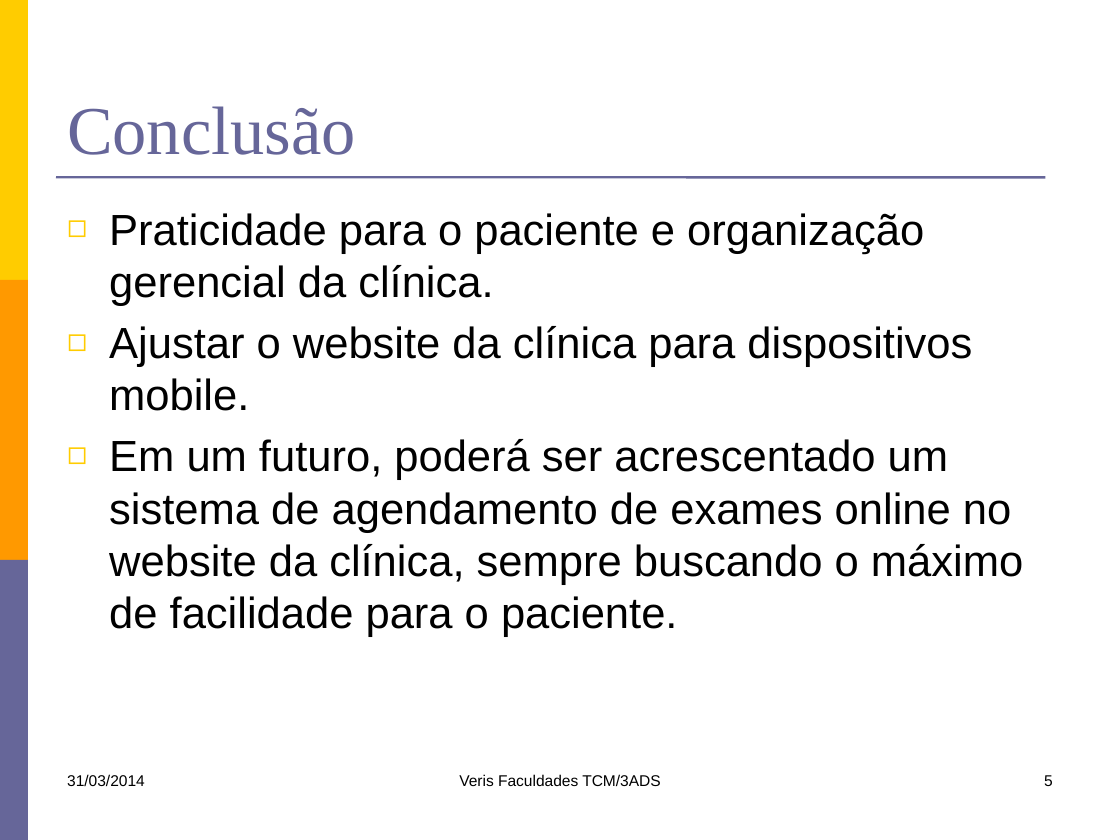
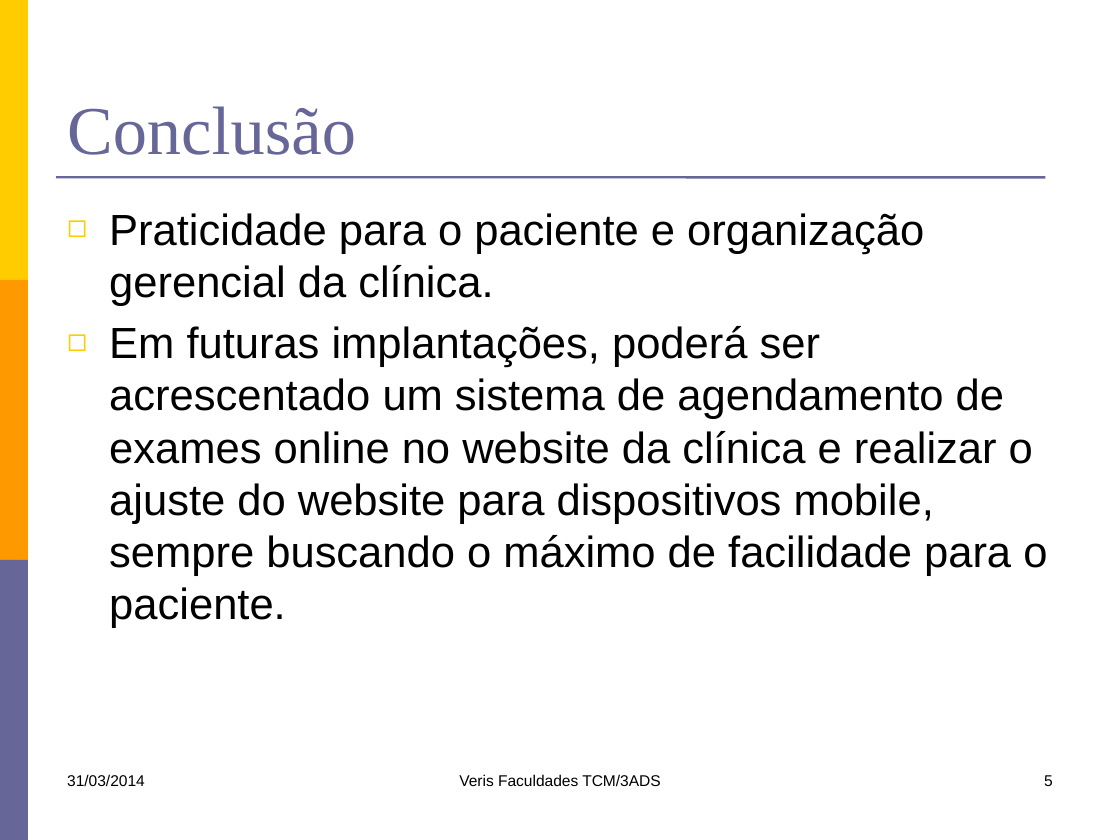
Before and after one commit to kokmz/TCCHUE, a slide deck: slide 5 of documentacao/G4_Apresentacao1sem2014.pptx. Drawn at 1120x840 pixels with LibreOffice and Linux fonts; fonts in the diff are those of the drawing. Boxes give left, top, right and bottom in pixels: in the first picture for what was removed or moved away, otherwise in the second. Text is boxed around its words. In the diff, an @@ line names an element or a change of style, - is before the commit and + after.

Commit message:
Atualização dos slides

```diff
--- a/documentacao/G4_Apresentacao1sem2014.pptx
+++ b/documentacao/G4_Apresentacao1sem2014.pptx
@@ text at bbox=[109, 326, 1047, 628]: text changed @@
-◻ Ajustar o website da clínica para dispositivos mobile.
-◻ Em um futuro, poderá ser acrescentado um sistema de agendamento de exames online no website da clínica, sempre buscando o máximo de facilidade para o paciente.
+◻ Em futuras implantações, poderá ser acrescentado um sistema de agendamento de exames online no website da clínica e realizar o ajuste do website para dispositivos mobile, sempre buscando o máximo de facilidade para o paciente.
```
